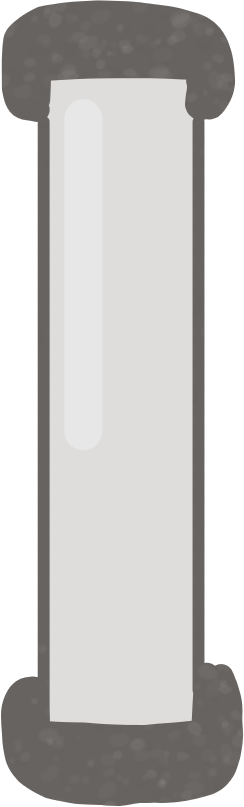
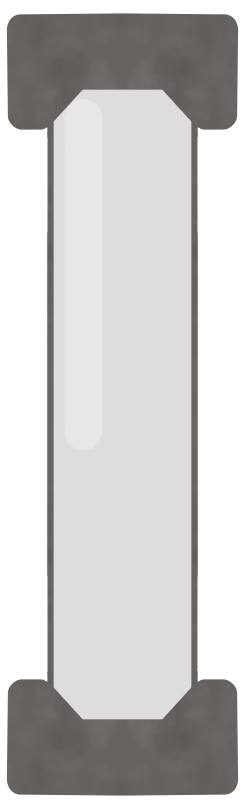
Comparing the layer stacks of the two 244px x 807px images. Changes:
hid "Layer 4" over [1, 0, 244, 806]
added layer "texture" above "Layer 5" over [1, 0, 244, 806]
added layer "Layer 5" above "Layer 1" over [1, 0, 244, 806]
hid "Layer 1" over [1, 0, 244, 806]
painted on "Layer 3" over [1, 0, 244, 806]
